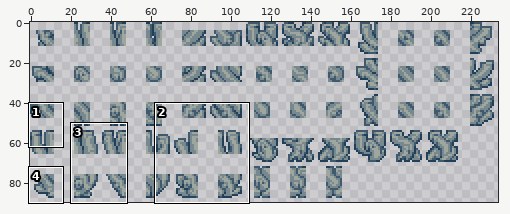
Sprite sheet: Assets/Walls/Magike/WildChalcedonyWall.png. The picture above shows the old version from afar; the outline marks the close-up.
Close-up. Before the commit:
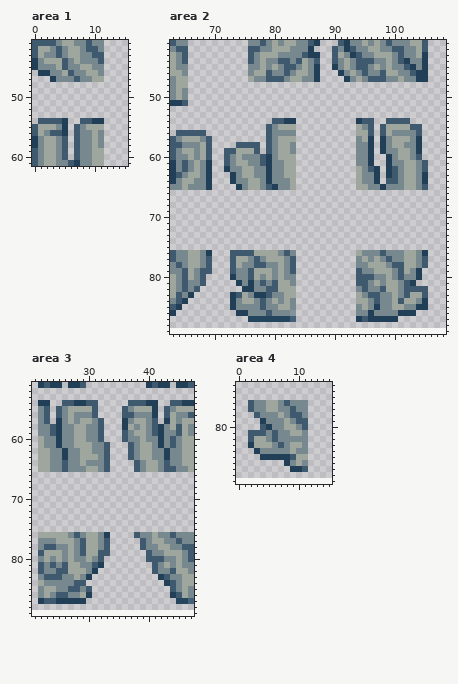
The file is 466x178 pixels, drawn in blocks of 2x2; one block is one cell here. Colours within 5 levels of each other are drawn and written as one. Shown: area 1: x 0..15, y 41..61; area 2: x 63..108, y 41..89; area 3: x 21..47, y 51..89; area 4: x 0..15, y 73..89. The old version is drawn lined up with the new one, on the new canvas. The commit also changed other parts of the picture, which this record leaves out.
Now the later version:
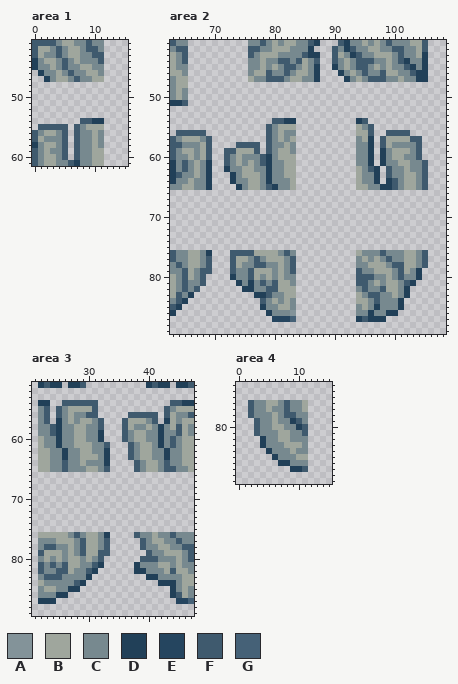
Palette (. is transparent): A #839399  B #9fa69d  C #77898f  D #214058  E #25455f  F #3f5a6e  G #456177
Change:
canvas 233x89 -> 234x90
--- area 1
@@ x 0..7 @@
 43 FBCCFCBB
-44 DCBBBFCB
-45 DCCCBFCC
-46 .DDCCBFC
-47 ...DCCCF
+44 DCBBCFCB
+45 DCCBCFCC
+46 .DCCBCFC
+47 ..DCBBCF
 48 ........
@@ x 0..7 @@
 53 ........
-54 .FFFFD..
-55 FBBBCD.F
-56 FBCFFD.F
-57 DCBBCF.F
+54 ........
+55 .FFFFF.F
+56 FCBBCF.F
+57 FBCCCF.F
 58 DCBBCF.F
-59 FCBBCF.F
+59 FCBCCF.F
 60 FCBBCF.F
--- area 2
@@ x 74..78 @@
 43 ..FCB
-44 ..FCB
+44 ..CCB
 45 ..CCB
@@ x 63..108 @@
 53 ..............................................
-54 .................FFDD..........DFF..FFFF......
-55 ................FCBBB..........BCF.FBBBBFF....
-56 .FFFFF..........FCCCC..........BBF.FBCCCCF....
-57 FCBBBCF.........FCBBB..........CBD.DCBBBCD....
-58 FFCCCBF....FFFF.FCBBC..........CCD.DCBBCCD....
-59 FCBBCBF..FFBBBF.FCBBC..........CCD.DCCBBCD....
-60 FCCBCBF..FCBCCCFDCBBB..........CCD..DCBBCF....
-61 DCFCBCD..FCBBCCFDCCBB..........CCD..DCCBBCF...
-62 DCFCBCD..DCCBBCCDCCBB..........BCFD.DFCBBCF...
-63 DFCBBCD...DCBBCCDCCBB..........BCCD.DFCBBCD...
-64 DCBBCCD...DCCBBCDCCCB..........BCCD.FFCBBCD...
-65 CCBCCCD....DCBBCFDCCB..........BBCCDCCCBBCF...
+54 .................FFDD..........DF.............
+55 ................FCBBB..........BCF............
+56 .FFFFF..........FCBCC..........BBF..FFFF......
+57 FCBBBCF.........FCBCB..........CBD.FBBBBFF....
+58 FFCCCBF....FFFF.FCCBC..........CCD.FBCCCCF....
+59 FCBBCBF..FFBBBF.FCBBC..........CCD.DCBBBCF....
+60 FCCBCBF..FCBCCCFDCBBB..........CCD.DCBBCCF....
+61 DCFCBCD..FCBCBCFDCCBB..........CCD.DCCBBCCF...
+62 DCFCBCD..DCCBBCCDCCBB..........BCFD.FCCBCCF...
+63 DFCCBCD...DCBBBCDCCBB..........BCCD.FCCBBCF...
+64 DCCBCCD...DCCBBCDCCCB..........BCCD.DFCBBCF...
+65 CCBBCCD....DCBBCFDCCB..........BBCCDDFCBBCF...
 66 ..............................................
@@ x 103..107 @@
 75 .....
-76 BCD..
+76 BCF..
 77 BCF..
@@ x 63..108 @@
 81 BCFCCF.....DCDCFCFBBC..........FFCBCBBCFD.....
-82 BCFCF.......DDCCFFBBB..........CFCCFBBCFFFF...
-83 BFCD......DFBCDDFCCBB..........BCFFCCBCFBBF...
-84 CFD.......DCBBCFCBCBC..........BBCFCCBFBBCD...
-85 FD........DCCCCFCCBBC..........CBCDCCBBCCDD...
-86 D..........DDCCCFCCCA..........CCDCCCCDDD.....
-87 .............EEEEEEEG..........DFDDDDD........
+82 BCFCF.......DDCCFFBBB..........CFCCFBBCD......
+83 BFCD..........DDFCCBB..........BCFFCCBCD......
+84 CFD............FCBCBC..........BBCFCCCD.......
+85 FD.............DCCBBC..........CBCDCCCD.......
+86 D...............DCCCA..........CCDCCDD........
+87 .................EEEG..........DFDDD..........
 88 ..............................................
--- area 3
@@ x 26..43 @@
 53 ..................
-54 FFDDFF.....FFFDD..
-55 CBBBBF....FCBBBD.F
-56 CBCCCF....FFCCCD.F
-57 CBCBBCF...DCBBCF.D
-58 CCBBCCF...DBCBCFDC
-59 CCBBCCF...FCBBCFDC
-60 CCBBCCF...FCCBCCDC
+54 FFFFFF............
+55 CBBBBF...........F
+56 CBCCFF.....FFFFF.F
+57 CBCBBCF...FBBBCF.D
+58 CCBBCCF...FBCCBCDC
+59 CCBBCCD...FCBBCCDC
+60 CCBBCCD...FCBBCCDC
 61 CCBBBCCF...FCBBCDC
-62 DCCBBCCF...FCBBCCD
-63 DCCBBBCF...FCBBCCD
-64 FCCBCCCF....FCBBCF
+62 DCCBBCCD...FCBBCCD
+63 DCCBBBCD...FCBBCCD
+64 FCCBCCCD....FCBBCF
 65 FCCCBBCF....FCBBCF
@@ x 21..47 @@
 79 .FBBBCBCFBBFF......FCCBBBCF
-80 .CBCBCBCCBCF.......FFFCCBCF
-81 .FCFCFBBCCFD........FCBCBCC
-82 .FCCFFBBBCD.........FCCFBBC
-83 .CFFFCCBCD...........DFCCBB
-84 .BCCCCCFF.............DFCBB
-85 .CBBCCFFCF.............FCBC
-86 .CBCFFCCBD.............DFBC
-87 .DFFDDDDD...............EEG
+80 .CBCBCBBCBCF......FFFCCCBCF
+81 .FCFCFBBCCFD.....DCCCBBCBCC
+82 .FCCFFBCCFD......DDCCCBFBBC
+83 .CFFFCCCCD.........DDCCCCBB
+84 .BCCCCCFD............DDDCBB
+85 .CBBCCDD...............DCBC
+86 .CCCDD.................DFBC
+87 .DDD....................EEG
 88 ...........................
--- area 4
@@ x 0..15 @@
 75 ................
-76 ..FCCBBCFCCC....
-77 ..FCCBBCCFCC....
-78 ...FCCCBCFFC....
-79 ....DCCCBCFF....
-80 ....FDCCBBCF....
-81 ..FFFCFCCBBC....
-82 ..FBBCFCCCCC....
-83 ..DBBBCFCBBC....
-84 ...DCCCCCBCC....
-85 ....DDDDDFBB....
-86 ........DCBC....
+76 ..FCCBBCFCCB....
+77 ..FCCBCCFCCB....
+78 ..FCCCBCFFCC....
+79 ...FCCBCCDFC....
+80 ...FCCBBCCDF....
+81 ...FCCCBBCCF....
+82 ....DCCBBCCC....
+83 ....DCCCBBBC....
+84 .....DCCCBCC....
+85 ......DCCCBB....
+86 .......DDCCC....
 87 .........DDF....
